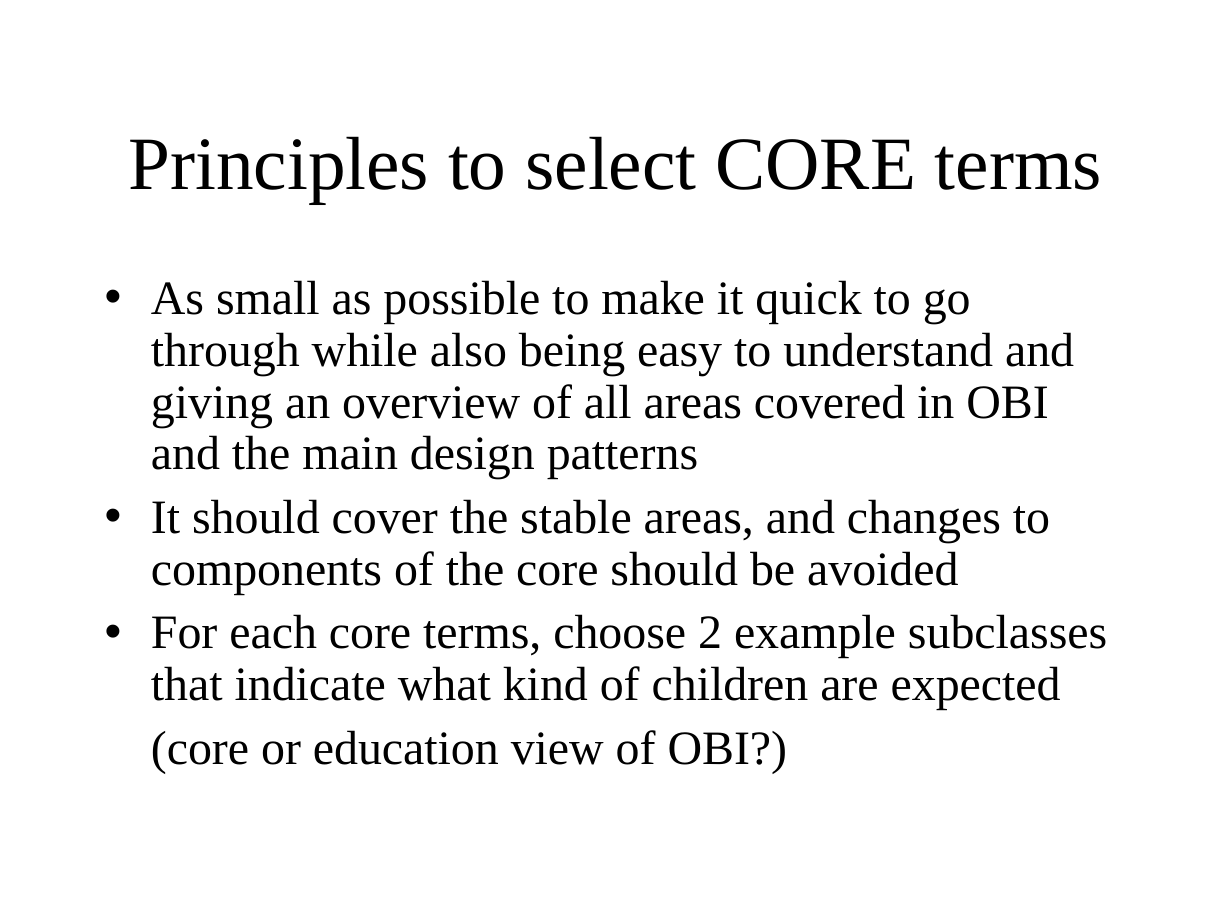
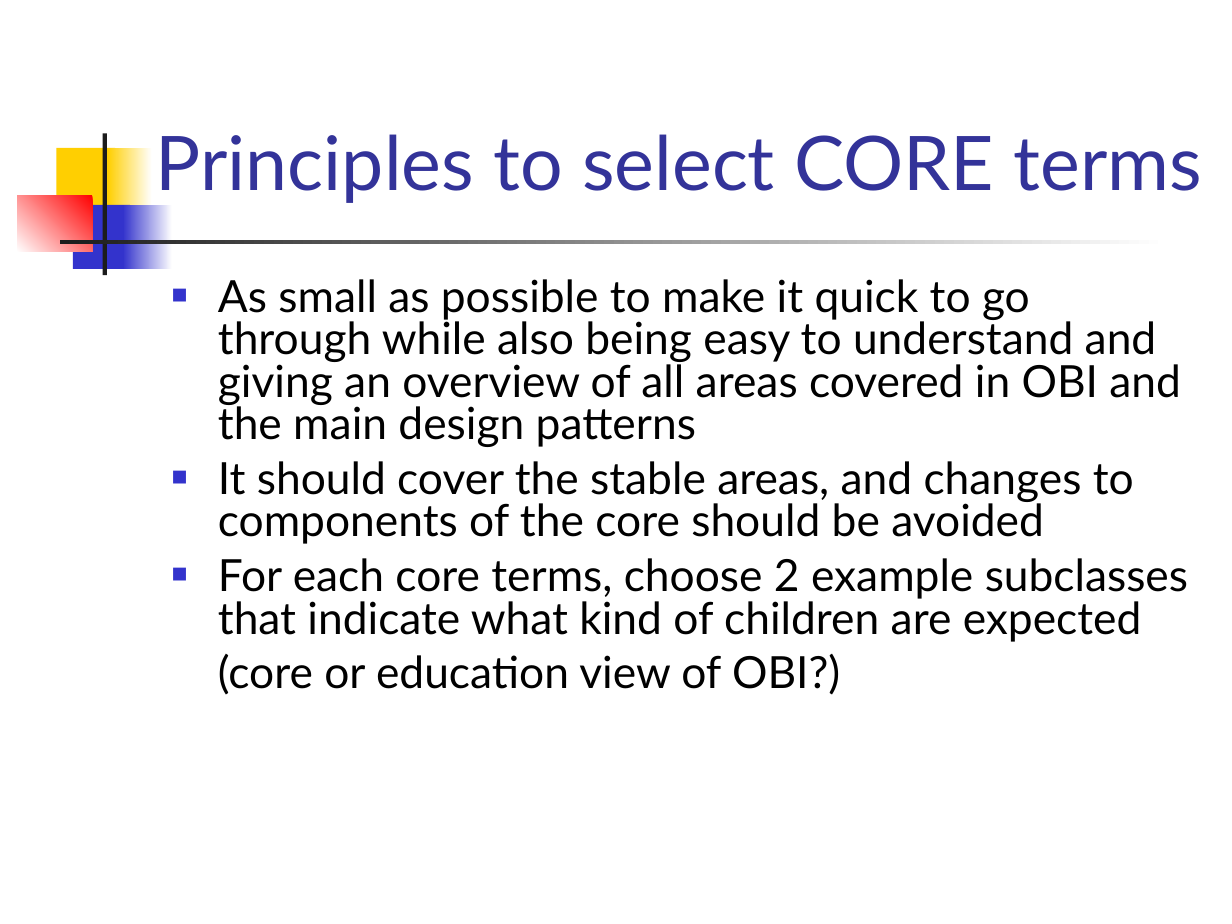
Before and after one commit to obi-ontology/obi-legacy-svn, a slide deck: slide 3 of trunk/docs/presentations/OBI workshop May 2012 Ann Arbor/OBI Core/OBI core.ppt. Drawn at 1232x924 pixels with LibreOffice and Linux fonts; fonts in the diff are those of the drawing. Boxes give left, top, right and bottom in pixels: in the first picture for what was removed or moved away, otherwise in the second. Text is boxed around its words. In the diff, an @@ line names an element or a change of style, - is before the commit and + after.

Commit message:
minor layout changes

```diff
--- a/trunk/docs/presentations/OBI workshop May 2012 Ann Arbor/OBI Core/OBI core.ppt
+++ b/trunk/docs/presentations/OBI workshop May 2012 Ann Arbor/OBI Core/OBI core.ppt
@@ title "Principles to select CORE terms" moved from (x1=128, y1=136, x2=1102, y2=203) to (x1=156, y1=134, x2=1202, y2=203) @@
@@ title "Principles to select CORE terms" at (x1=156, y1=134, x2=1202, y2=203): font Times New Roman to Lato, text colour #000000 to #333399; alignment centre to left @@
@@ rectangle added at (x1=57, y1=148, x2=116, y2=212), fill #FFCF01 @@
@@ rectangle added at (x1=102, y1=133, x2=106, y2=275), fill #1C1C1C @@
@@ rectangle added at (x1=108, y1=148, x2=153, y2=212), fill gradient #FFFFFF to #FFCF01 @@
@@ rectangle added at (x1=17, y1=195, x2=92, y2=251), fill gradient #FF0000 to #FFFFFF @@
@@ rectangle added at (x1=73, y1=205, x2=129, y2=269), fill #3333CC @@
@@ rectangle added at (x1=123, y1=205, x2=172, y2=269), fill gradient #FFFFFF to #3333CC @@
@@ rectangle added at (x1=59, y1=240, x2=1168, y2=244), fill gradient #FFFFFF to #1C1C1C @@
@@ text "As small as possible to ..." moved from (x1=151, y1=280, x2=1107, y2=774) to (x1=218, y1=279, x2=1188, y2=695) @@
@@ text "As small as possible to ..." at (x1=218, y1=279, x2=1188, y2=695): size 28 to 25.9 pt, font Times New Roman to Lato; bullet • to ■; line spacing 0.9 to 0.8; bullet colour #000000 to #3333CC @@
```
Also in this commit, not shown: 7 other slides changed.
